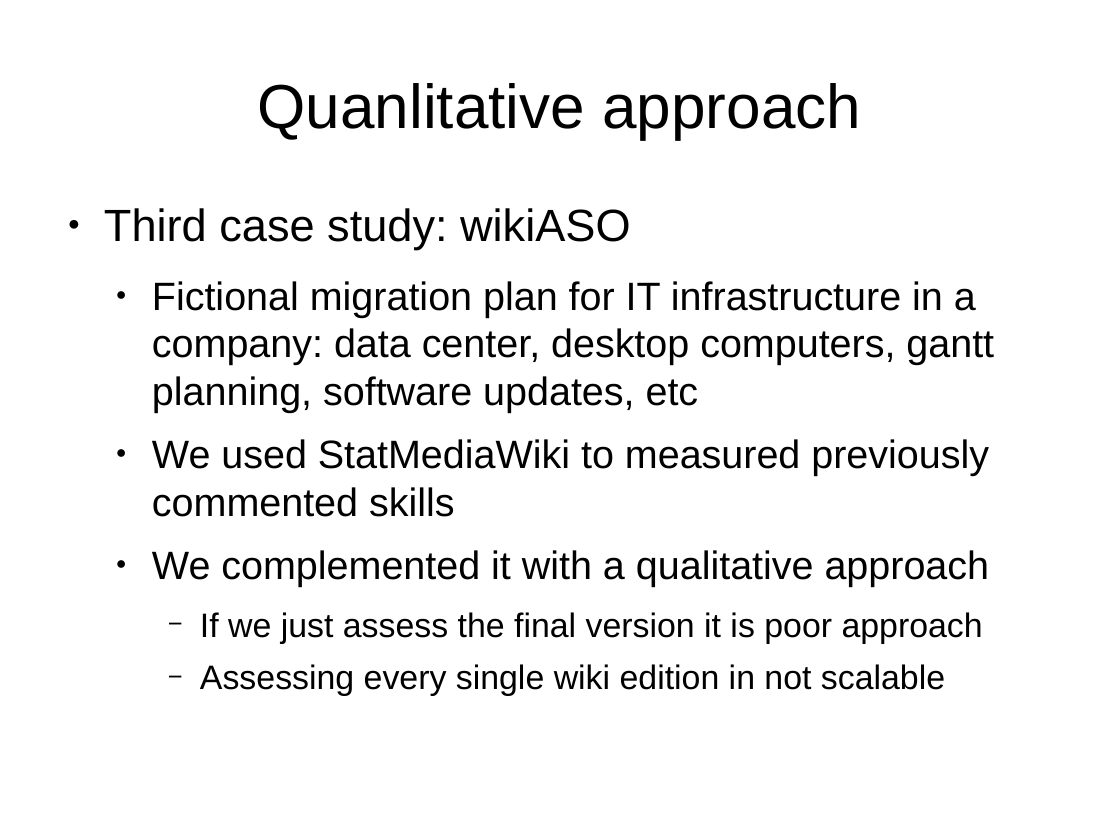
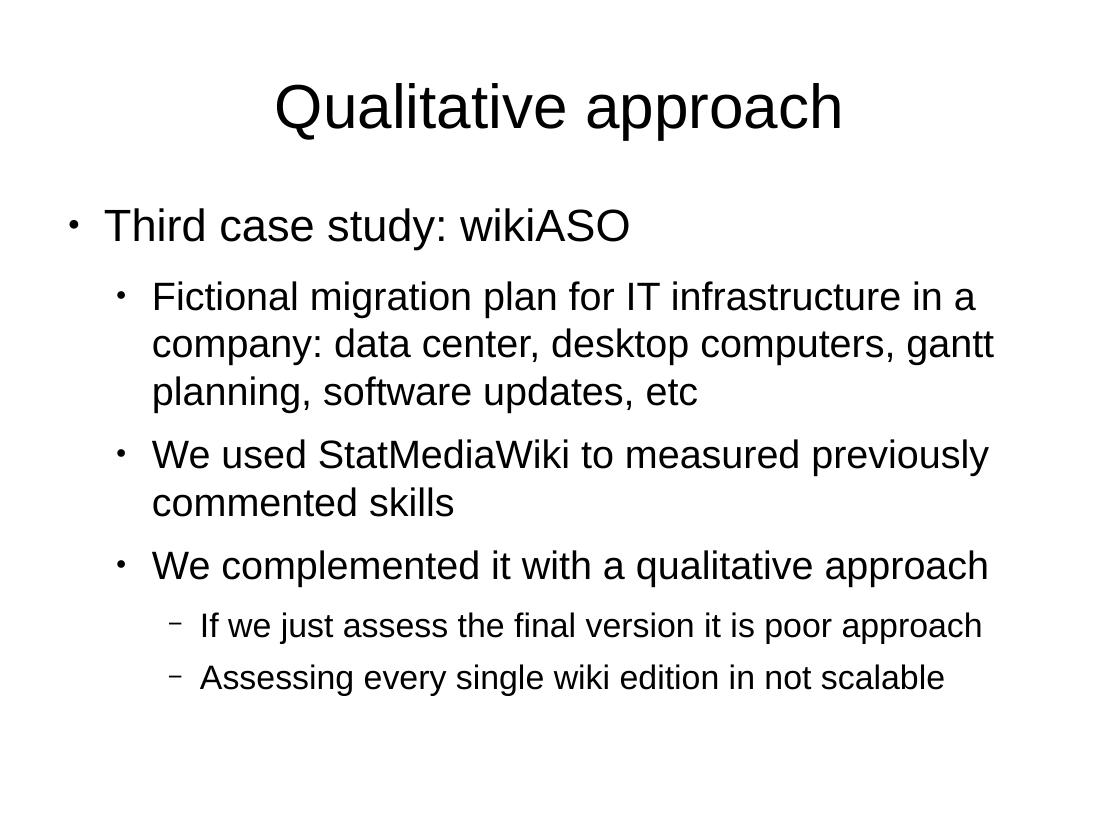
Before and after one commit to DrPantera/wikis4education, a slide deck: slide 30 of brunel-2014/wiki-assessment.odp (slide 27 before the commit). Drawn at 1120x840 pixels with LibreOffice and Linux fonts; fonts in the diff are those of the drawing. Boxes give left, top, right and bottom in pixels: in the first picture for what was removed or moved away, otherwise in the second. Text is boxed around its words. In the diff, an @@ line names an element or a change of style, - is before the commit and + after.

```diff
--- a/brunel-2014/wiki-assessment.odp
+++ b/brunel-2014/wiki-assessment.odp
@@ title at bbox=[275, 83, 844, 139]: text changed @@
-Quanlitative approach
+Qualitative approach
```
Also in this commit, not shown: 6 other slides changed, 4 slides added.
